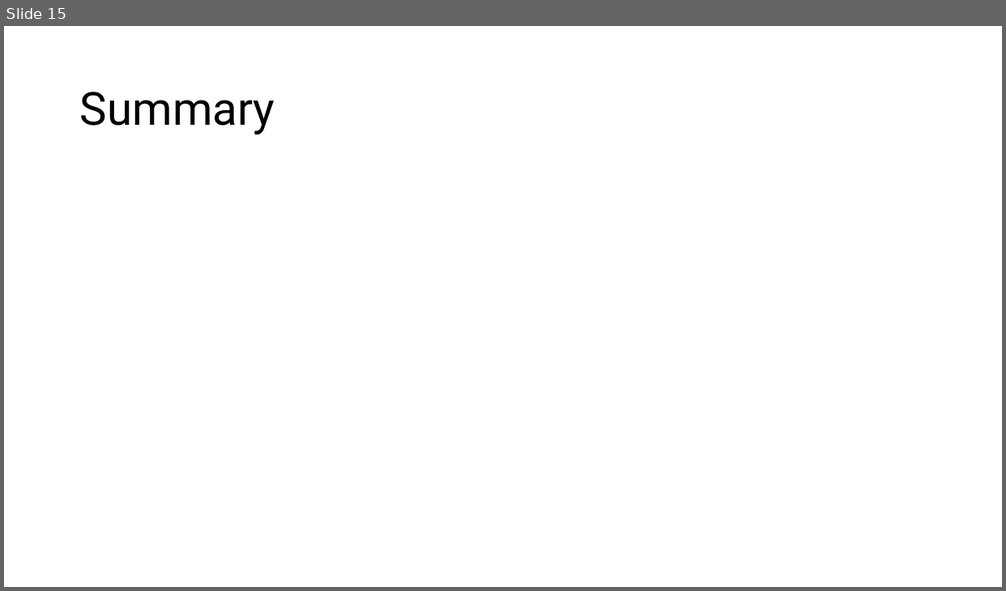
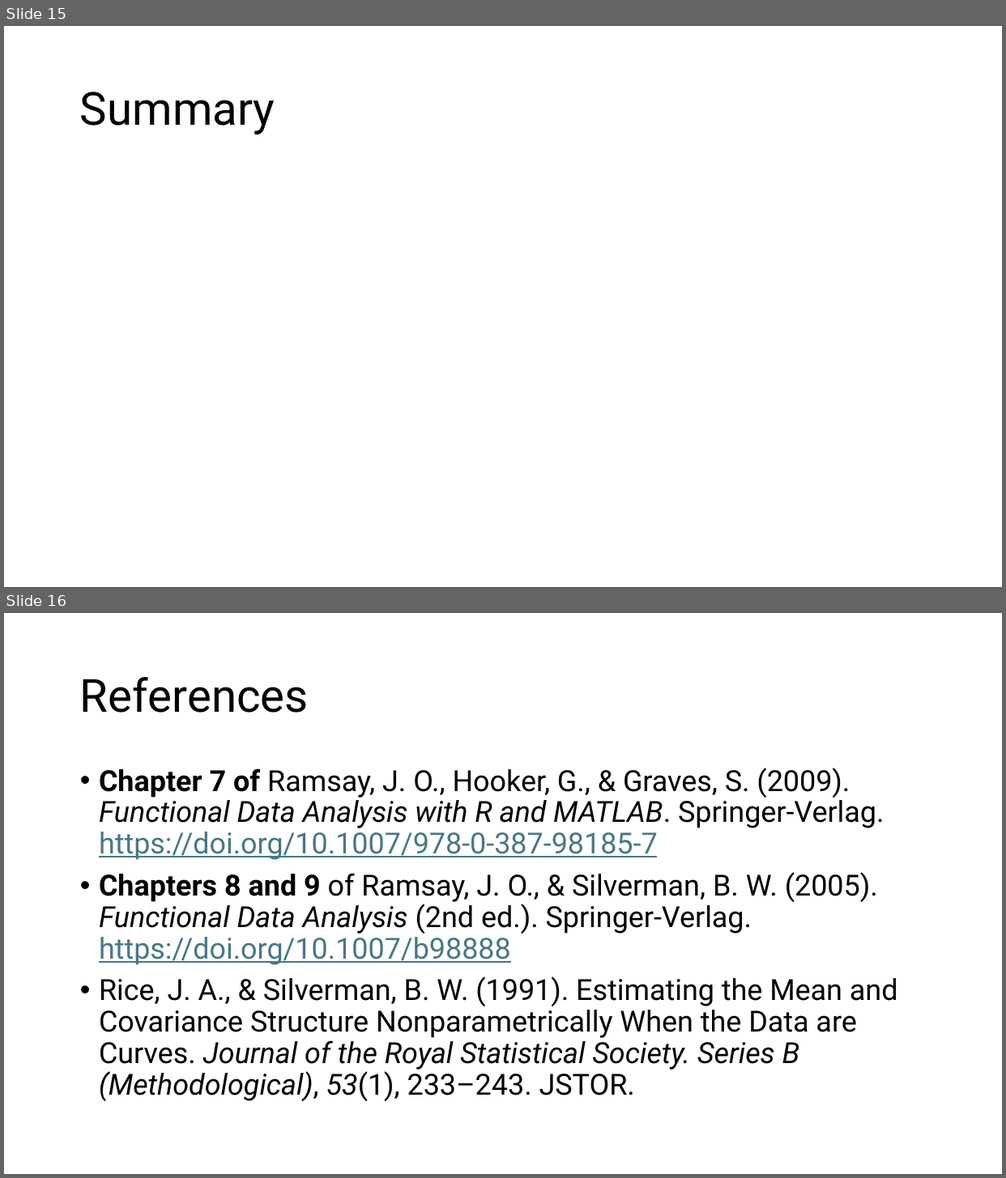
Before and after one commit to edwardgunning/ISBS-Short-Course, a slide deck: slides/04-fpca.pptx. Shown one above the other, each under a label of ours: slide 15 before the commit, slides 15 and 16 after it. The pictures are 1006x591 and 1006x1178 pixels, drawn with LibreOffice and Linux fonts; fonts in the diff are those of the drawing; grey boxes stand for pictures; background and template pictures are left out. Boxes give left, top, right and bottom in pixels: in the first picture for what was removed or moved away, otherwise in the second. Text is boxed around its words. In the diff, an @@ line names an element or a change of style, - is before the commit and + after.

```diff
--- a/slides/04-fpca.pptx
+++ b/slides/04-fpca.pptx
@@ slide 16 added at [4,613,1002,1174], background #FFFFFF @@
@@ title added at [80,677,309,713], 44 pt, text #000000 @@
+References
@@ text added at [99,768,898,1101], 28 pt, text #000000 @@
+• Chapter 7 of Ramsay, J. O., Hooker, G., & Graves, S. (2009). Functional Data Analysis with R and MATLAB. Springer-Verlag. https://doi.org/10.1007/978-0-387-98185-7
+• Chapters 8 and 9 of Ramsay, J. O., & Silverman, B. W. (2005). Functional Data Analysis (2nd ed.). Springer-Verlag. https://doi.org/10.1007/b98888
+• Rice, J. A., & Silverman, B. W. (1991). Estimating the Mean and Covariance Structure Nonparametrically When the Data are Curves. Journal of the Royal Statistical Society. Series B (Methodological), 53(1), 233–243. JSTOR.
```
Also in this commit, not shown: 3 slides changed, 6 other files.
